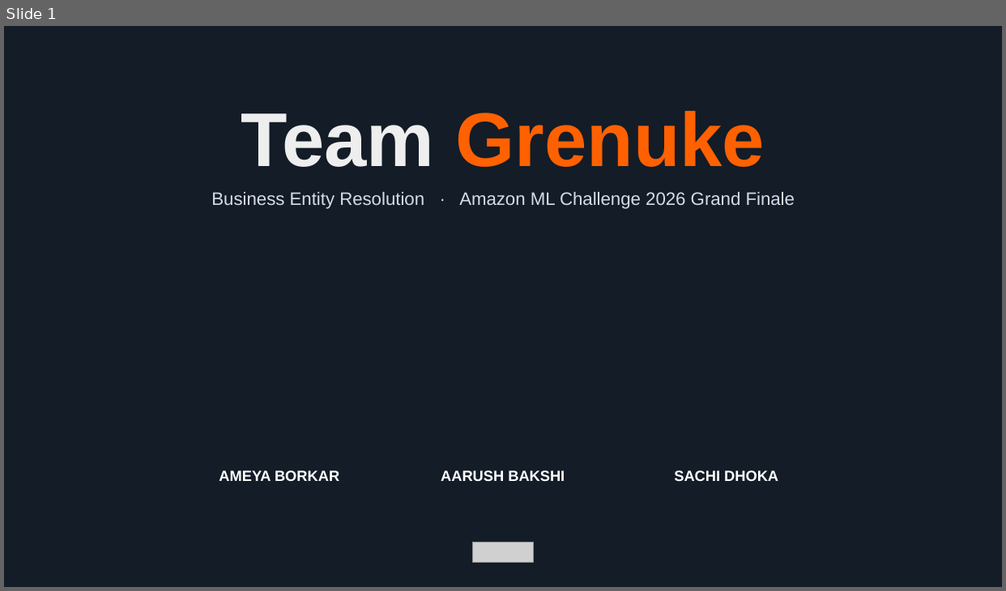
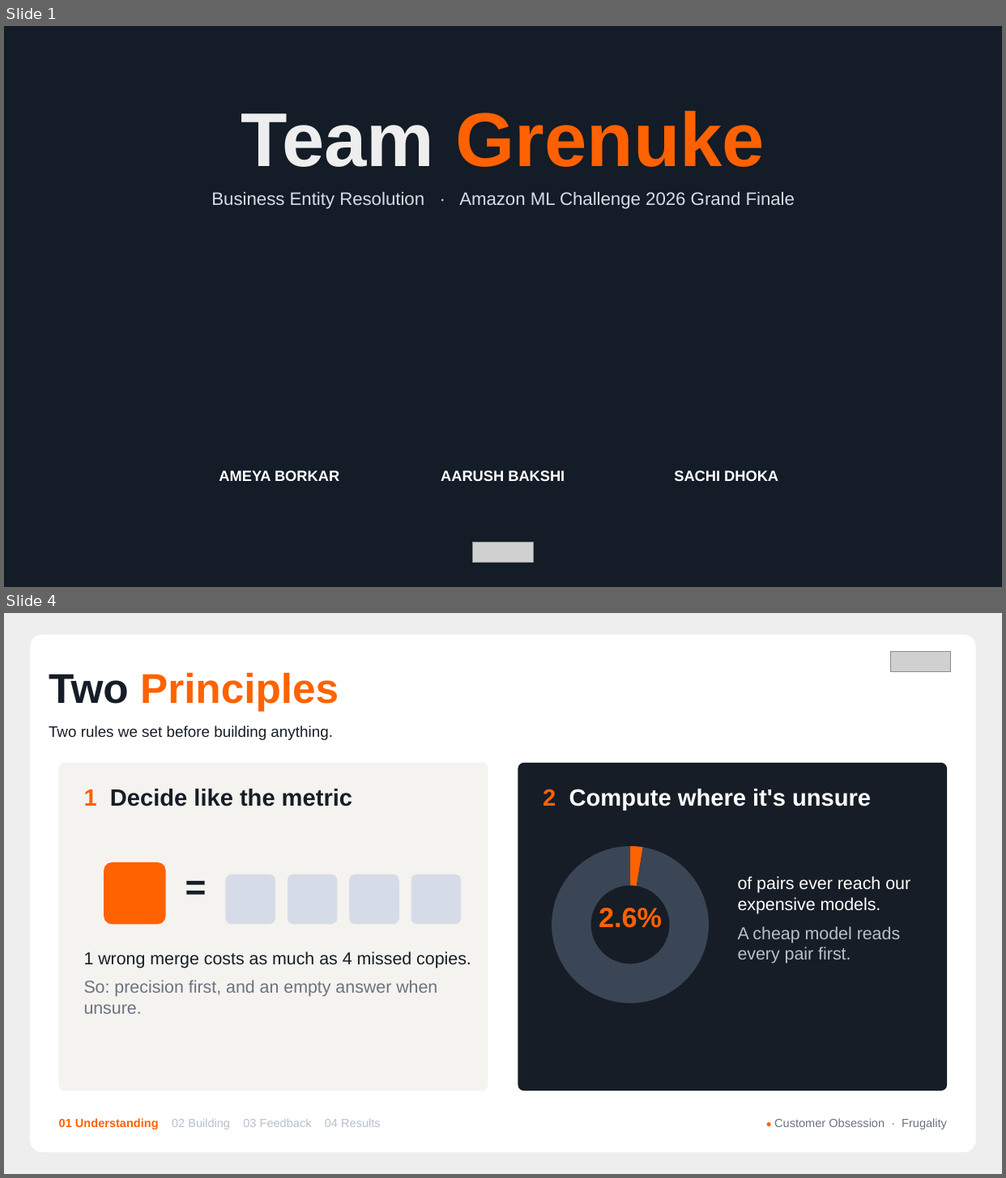
Before and after one commit to AmeyaBorkar/Grenuke, a slide deck: finale/Grenuke_Finale_Deck.pptx. Shown one above the other, each under a label of ours: slide 1 before the commit, slides 1 and 4 after it; the slides between them are not shown. The pictures are 1006x591 and 1006x1178 pixels, drawn with LibreOffice and Linux fonts; fonts in the diff are those of the drawing; grey boxes stand for pictures. Boxes give left, top, right and bottom in pixels: in the first picture for what was removed or moved away, otherwise in the second. Text is boxed around its words. In the diff, an @@ line names an element or a change of style, - is before the commit and + after.

```diff
--- a/finale/Grenuke_Finale_Deck.pptx
+++ b/finale/Grenuke_Finale_Deck.pptx
@@ slide 4 added at <box>4,613,1002,1174</box>, background #EEEEEE @@
@@ rounded rectangle added at <box>30,635,976,1153</box>, fill #FFFFFF @@
@@ picture added at <box>890,652,951,672</box> @@
@@ text added at <box>49,672,339,740</box>, 11 pt, text #161D26 @@
+Two Principles
+Two rules we set before building anything.
@@ rounded rectangle added at <box>59,763,488,1091</box>, fill #F5F3EF @@
@@ rounded rectangle added at <box>518,763,947,1091</box>, fill #161D26 @@
@@ text added at <box>84,789,352,807</box>, 17 pt, text #161D26, bold @@
+1 Decide like the metric
@@ text added at <box>543,789,871,810</box>, 17 pt, text #FFFFFF, bold @@
+2 Compute where it's unsure
@@ doughnut chart added at <box>538,833,722,1017</box> @@
+categories: 1, 2
+Series 1: 3, 97
@@ rounded rectangle added at <box>104,862,166,924</box>, fill #FF6200 @@
@@ text added at <box>176,864,215,919</box>, 26 pt, text #161D26, bold @@
+=
@@ rounded rectangle added at <box>226,875,275,924</box>, fill #D6DCE7 @@
@@ rounded rectangle added at <box>288,875,337,924</box>, fill #D6DCE7 @@
@@ rounded rectangle added at <box>349,875,399,924</box>, fill #D6DCE7 @@
@@ rounded rectangle added at <box>411,875,461,924</box>, fill #D6DCE7 @@
@@ text added at <box>738,876,910,964</box>, 12.5 pt, text #FFFFFF @@
+of pairs ever reach our expensive models.
+A cheap model reads every pair first.
@@ text added at <box>599,908,662,928</box>, 20 pt, text #FF6200, bold @@
+2.6%
@@ text added at <box>84,952,471,1014</box>, 12.5 pt, text #6B7280 @@
+1 wrong merge costs as much as 4 missed copies.
+So: precision first, and an empty answer when unsure.
@@ text added at <box>59,1118,381,1130</box>, 8.5 pt, text #B8C0CC @@
+01 Understanding 02 Building 03 Feedback 04 Results
@@ text added at <box>774,1118,947,1130</box>, 8.5 pt, text #6B7280 @@
+● Customer Obsession · Frugality
```
Also in this commit, not shown: 6 slides changed, 7 other slides added, 3 slides removed, 2 other files.
